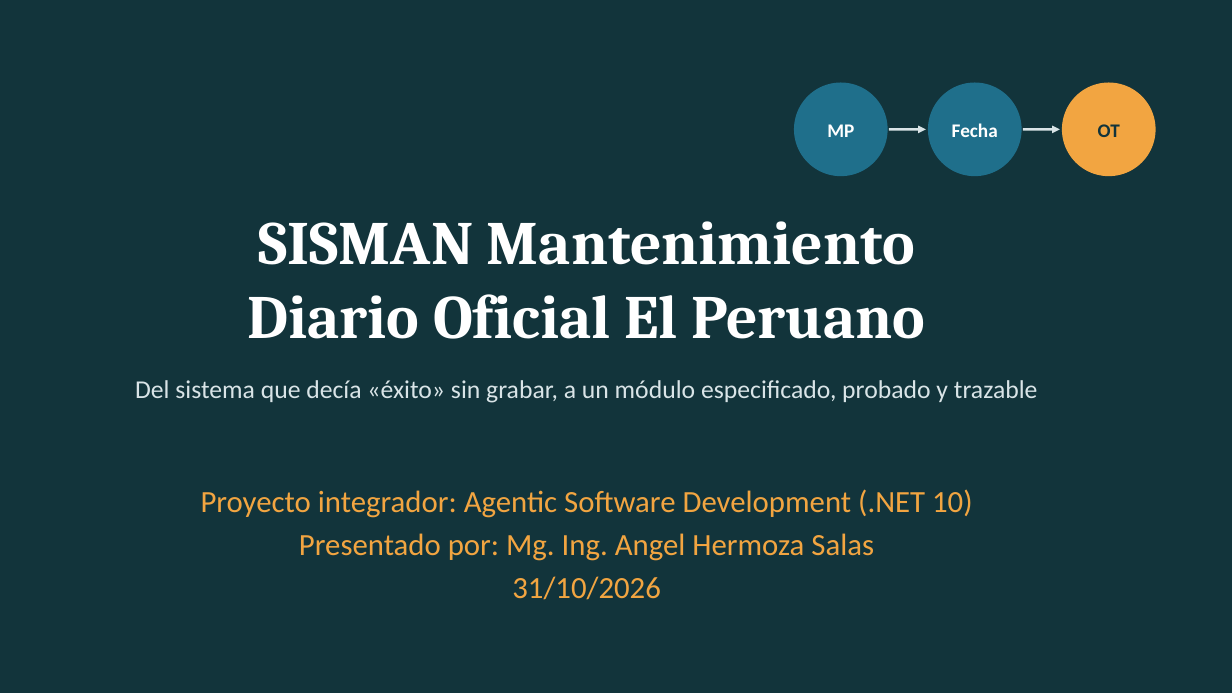
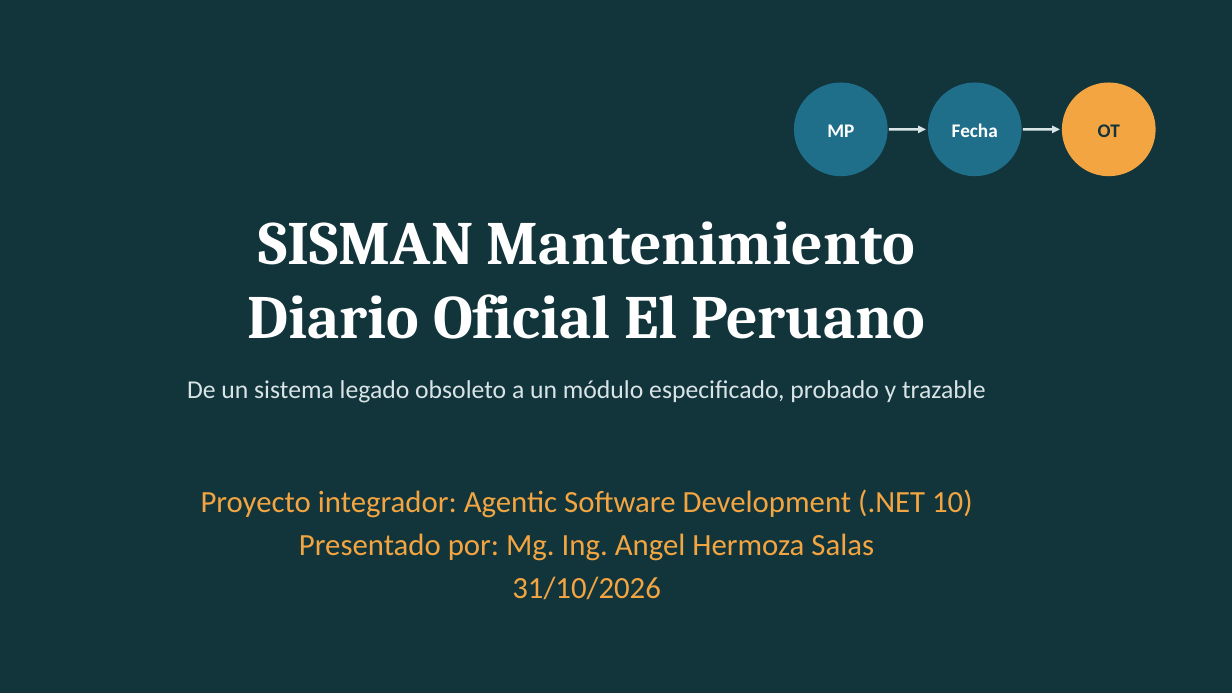
Before and after one commit to AngelHermozaSalasEDP/sisman-mantenimiento, a slide deck: slide 1 of docs/presentacion.pptx. Drawn at 1232x693 pixels with LibreOffice and Linux fonts; fonts in the diff are those of the drawing. Boxes give left, top, right and bottom in pixels: in the first picture for what was removed or moved away, otherwise in the second. Text is boxed around its words. In the diff, an @@ line names an element or a change of style, - is before the commit and + after.

```diff
--- a/docs/presentacion.pptx
+++ b/docs/presentacion.pptx
@@ text at bbox=[187, 380, 986, 403]: text changed @@
-Del sistema que decía «éxito» sin grabar, a un módulo especificado, probado y trazable
+De un sistema legado obsoleto a un módulo especificado, probado y trazable
```
Also in this commit, not shown: 7 other slides changed, 1 other file.
